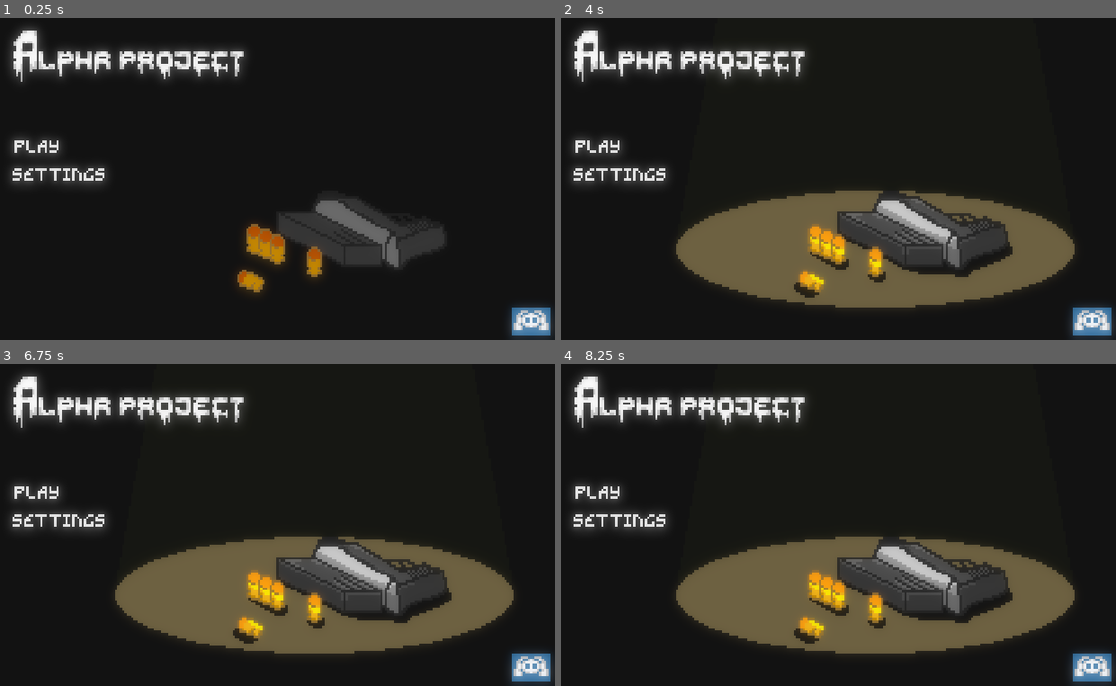
Above: before the commit, frames 1-4 (two rows, left to right).
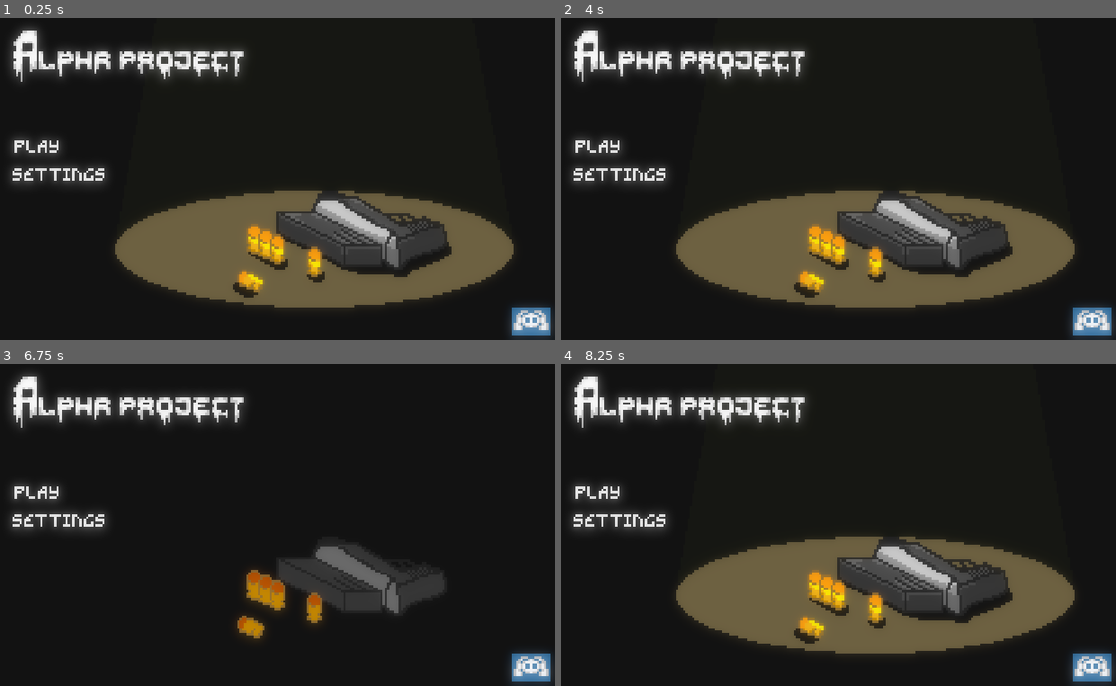
Above: after the commit, the same moments.

Repository: KrzysztofStaron/shooter
Game: Godot game, scene res://UI/titleScreen/titleScreen.tscn
The game is run twice, just before and just after one commit, with the same random seed, the same clock (stepped at 60 frames per second) and the same inputs. This scene is started directly instead of the project's main scene.
Inputs (mouse positions are in pixels of both pictures, inside the frame that each line leads up to):
- Up to frame 1 (0.25 s): no input
- Up to frame 2 (4 s): click (599, 146) at 0.5 s; click (599, 146) at 1.25 s; tap Enter at 2 s; move the mouse to (955, 162) at 2.02 s; hold D (move_right) 2.03-2.75 s; click (955, 162) at 2.1 s; click (622, 175) at 2.75 s; move the mouse to (710, 195) at 3.52 s; hold S (move_down) from 3.53 s (still down); click (710, 195) at 3.6 s
- Up to frame 3 (6.75 s): move the mouse to (327, 454) at 4.27 s; release S (move_down) at 4.28 s; hold D (move_right) 4.28-5.03 s; click (327, 454) at 4.35 s; tap Space at 5, 6.5 s; move the mouse to (238, 589) at 5.02 s; hold W (move_up) 5.03-5.78 s; click (238, 589) at 5.1 s; tap Enter at 5.75 s; move the mouse to (438, 573) at 5.77 s; hold A (move_left) from 5.78 s (still down); click (438, 573) at 5.85 s; move the mouse to (94, 476) at 6.52 s; click (94, 476) at 6.6 s
- Up to frame 4 (8.25 s): move the mouse to (855, 525) at 7.27 s; release A (move_left) at 7.28 s; hold S (move_down) 7.28-8.03 s; click (855, 525) at 7.35 s; move the mouse to (744, 444) at 8.02 s; hold D (move_right) from 8.03 s (still down); click (744, 444) at 8.1 s

The runs differ from the first frame. In frame 1, 15% of the frame differs, in the area x 20-93%, y 53-90%; in frame 2, less than 0.1%; in frame 3, 15%; in frame 4, nothing differs.

Commit message:
rename to background

Diff:
--- a/UI/titleScreen/titleScreen.tscn
+++ b/UI/titleScreen/titleScreen.tscn
@@ -1,7 +1,7 @@
 [gd_scene load_steps=37 format=2]
 
 [ext_resource path="res://UI/titleScreen/discord/discord.tscn" type="PackedScene" id=1]
-[ext_resource path="res://Untitled_07-24-2022_10-34-00.png" type="Texture" id=2]
+[ext_resource path="res://UI/titleScreen/background.png" type="Texture" id=2]
 [ext_resource path="res://UI/titleScreen/settings/settings.png" type="Texture" id=3]
 [ext_resource path="res://UI/titleScreen/settings/settingsPressed.png" type="Texture" id=4]
 [ext_resource path="res://UI/titleScreen/play/play.tscn" type="PackedScene" id=5]
@@ -136,7 +136,7 @@
 position = Vector2( 160, 90 )
 scale = Vector2( 1.28125, 1.41045 )
 frames = SubResource( 29 )
-frame = 21
+frame = 15
 playing = true
 
 [node name="discord" parent="AnimatedSprite" instance=ExtResource( 1 )]
Renamed: Untitled_07-24-2022_10-34-00.png -> UI/titleScreen/background.png
Not shown, changed: UI/titleScreen/background.png.import
